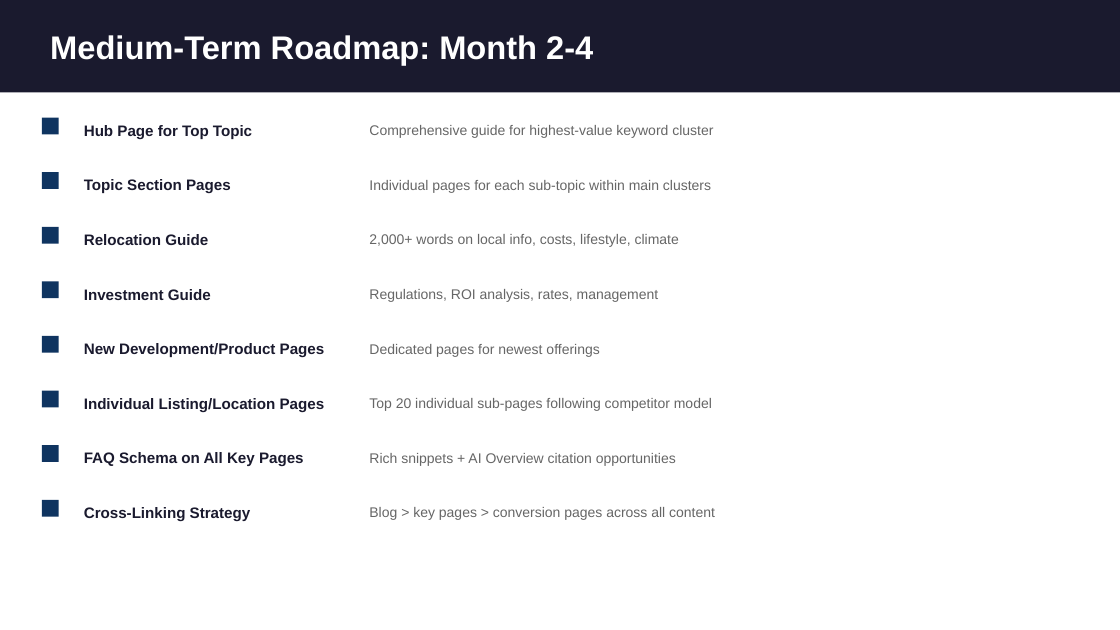
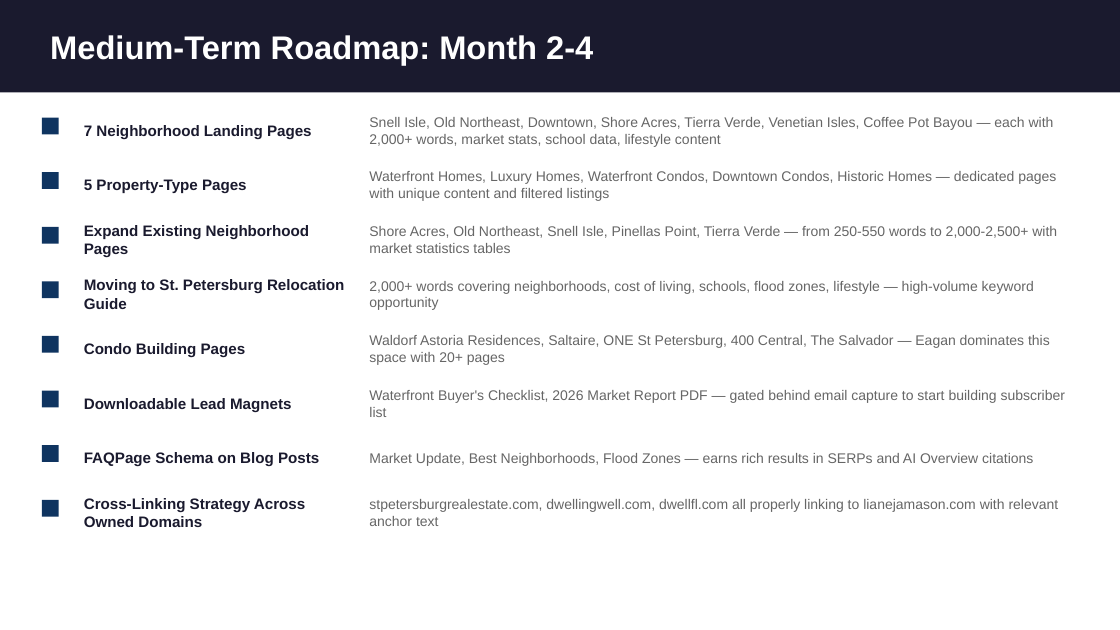
Before and after one commit to tastyppc-marketing/site-audit, a slide deck: slide 12 of clients/liane-jamason/seo/reports/SEO-Audit-Presentation.pptx. Drawn at 1120x630 pixels with LibreOffice and Linux fonts; fonts in the diff are those of the drawing. Boxes give left, top, right and bottom in pixels: in the first picture for what was removed or moved away, otherwise in the second. Text is boxed around its words. In the diff, an @@ line names an element or a change of style, - is before the commit and + after.

```diff
--- a/clients/liane-jamason/seo/reports/SEO-Audit-Presentation.pptx
+++ b/clients/liane-jamason/seo/reports/SEO-Audit-Presentation.pptx
@@ text at [369,117,1054,147]: text changed @@
-Comprehensive guide for highest-value keyword cluster
+Snell Isle, Old Northeast, Downtown, Shore Acres, Tierra Verde, Venetian Isles, Coffee Pot Bayou — each with 2,000+ words, market stats, school data, lifestyle content
@@ text at [84,125,312,139]: text changed @@
-Hub Page for Top Topic
+7 Neighborhood Landing Pages
@@ text at [84,179,247,193]: text changed @@
-Topic Section Pages
+5 Property-Type Pages
@@ text at [369,171,1056,201]: text changed @@
-Individual pages for each sub-topic within main clusters
+Waterfront Homes, Luxury Homes, Waterfront Condos, Downtown Condos, Historic Homes — dedicated pages with unique content and filtered listings
@@ text at [84,225,309,257]: text changed @@
-Relocation Guide
+Expand Existing Neighborhood Pages
@@ text at [369,226,1057,253]: text changed @@
-2,000+ words on local info, costs, lifestyle, climate
+Shore Acres, Old Northeast, Snell Isle, Pinellas Point, Tierra Verde — from 250-550 words to 2,000-2,500+ with market statistics tables
@@ text at [84,279,344,309]: text changed @@
-Investment Guide
+Moving to St. Petersburg Relocation Guide
@@ text at [369,281,1034,310]: text changed @@
-Regulations, ROI analysis, rates, management
+2,000+ words covering neighborhoods, cost of living, schools, flood zones, lifestyle — high-volume keyword opportunity
@@ text at [84,343,246,357]: text changed @@
-New Development/Product Pages
+Condo Building Pages
@@ text at [369,335,1050,365]: text changed @@
-Dedicated pages for newest offerings
+Waldorf Astoria Residences, Saltaire, ONE St Petersburg, 400 Central, The Salvador — Eagan dominates this space with 20+ pages
@@ text at [84,398,291,412]: text changed @@
-Individual Listing/Location Pages
+Downloadable Lead Magnets
@@ text at [369,390,1065,417]: text changed @@
-Top 20 individual sub-pages following competitor model
+Waterfront Buyer's Checklist, 2026 Market Report PDF — gated behind email capture to start building subscriber list
@@ text at [84,452,319,466]: text changed @@
-FAQ Schema on All Key Pages
+FAQPage Schema on Blog Posts
@@ text at [369,453,1033,466]: text changed @@
-Rich snippets + AI Overview citation opportunities
+Market Update, Best Neighborhoods, Flood Zones — earns rich results in SERPs and AI Overview citations
@@ text at [84,498,305,527]: text changed @@
-Cross-Linking Strategy
+Cross-Linking Strategy Across Owned Domains
@@ text at [369,499,1059,526]: text changed @@
-Blog > key pages > conversion pages across all content
+stpetersburgrealestate.com, dwellingwell.com, dwellfl.com all properly linking to lianejamason.com with relevant anchor text
```
Also in this commit, not shown: 14 other slides changed, 4 other files.
